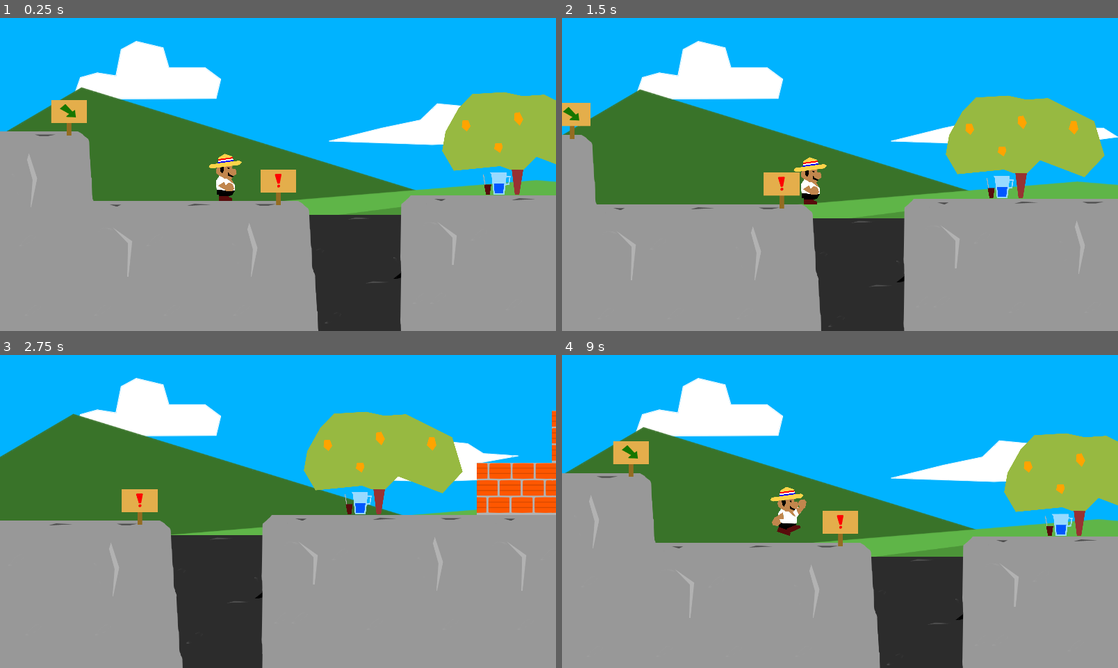
Above: before the commit, frames 1-4 (two rows, left to right).
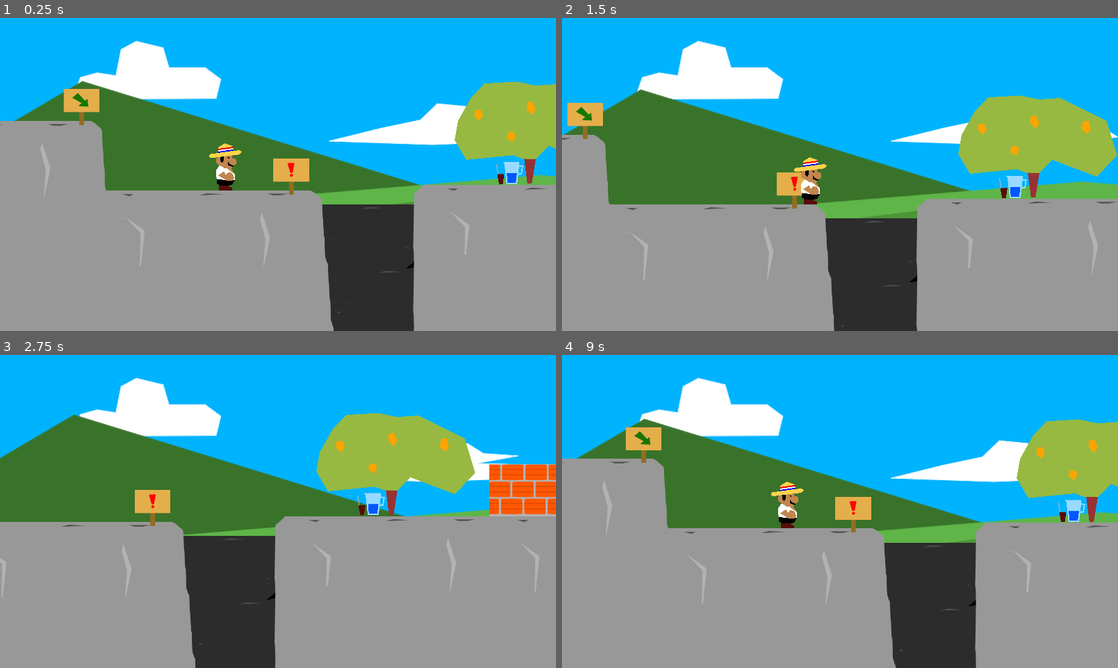
Above: after the commit, the same moments.

Repository: luispereira230797/donmariano
Game: Godot game, scene res://Scenes/Level1.tscn
The game is run twice, just before and just after one commit, with the same random seed, the same clock (stepped at 60 frames per second) and the same inputs.
Inputs:
- Up to frame 1 (0.25 s): no input
- Up to frame 2 (1.5 s): hold Right (ui_right) from 0.53 s (still down); tap Up (ui_up) at 0.77 s
- Up to frame 3 (2.75 s): tap Up (ui_up) at 1.52 s; release Right (ui_right) at 2.03 s; hold Left (ui_left) from 2.03 s (still down)
- Up to frame 4 (9 s): release Left (ui_left) at 2.78 s; hold Right (ui_right) 2.78-4.28 s; tap Up (ui_up) at 3.02, 3.77, 4.52, 6.02, 6.77, 7.52 s; tap Enter at 3.5 s; tap Space at 4.25 s; hold Left (ui_left) 4.28-5.03 s; hold Right (ui_right) 5.03-5.78 s; hold Left (ui_left) 5.78-7.28 s; hold Right (ui_right) 7.28-8.75 s; click "REINTENTAR" at 8.75 s

The runs differ from the first frame. In frame 1, 12% of the frame differs, in the area x 0-100%, y 20-100%; in frame 2, 6.6%; in frame 3, 8.1%; in frame 4, 14%.

Commit message:
Falling sound and stop Level music

Diff:
--- a/Scenes/DeathByFall.tscn
+++ b/Scenes/DeathByFall.tscn
@@ -1,6 +1,7 @@
-[gd_scene load_steps=3 format=2]
+[gd_scene load_steps=4 format=2]
 
 [ext_resource path="res://Scripts/DeathByFall.gd" type="Script" id=1]
+[ext_resource path="res://Sounds/FallSound-WilheimScream.mp3" type="AudioStream" id=2]
 
 [sub_resource type="RectangleShape2D" id=1]
 extents = Vector2( 220.75, 52 )
@@ -11,4 +12,8 @@
 [node name="CollisionShape2D" type="CollisionShape2D" parent="."]
 shape = SubResource( 1 )
 
+[node name="AudioStreamPlayer" type="AudioStreamPlayer" parent="."]
+stream = ExtResource( 2 )
+volume_db = -5.0
+
 [connection signal="body_entered" from="." to="." method="_on_DeathByFall_body_entered"]
--- a/Scenes/Level1.tscn
+++ b/Scenes/Level1.tscn
@@ -445,7 +445,7 @@
 [node name="CanvasLayer" type="CanvasLayer" parent="."]
 
 [node name="Player" parent="." instance=ExtResource( 1 )]
-position = Vector2( 2417, 795 )
+position = Vector2( 2382, 835 )
 
 [node name="ParallaxBackground4" type="ParallaxBackground" parent="."]
 layer = -98
@@ -556,4 +556,8 @@
 stream = ExtResource( 5 )
 volume_db = -8.0
 
+[connection signal="dieByFall" from="DeathByFall" to="." method="_on_DeathByFall_dieByFall"]
 [connection signal="body_entered" from="Area2D" to="." method="_on_Area2D_body_entered"]
+[connection signal="dieByFall" from="DeathByFall2" to="." method="_on_DeathByFall2_dieByFall"]
+[connection signal="dieByFall" from="DeathByFall3" to="." method="_on_DeathByFall3_dieByFall"]
+[connection signal="dieByFall" from="DeathByFall4" to="." method="_on_DeathByFall4_dieByFall"]
--- a/Scripts/DeathByFall.gd
+++ b/Scripts/DeathByFall.gd
@@ -6,6 +6,7 @@
 # var b = "text"
 var timer = Timer.new()
 var player = null
+signal dieByFall()
 
 # Called when the node enters the scene tree for the first time.
 func _ready():
@@ -27,6 +28,8 @@
 		timer.start()
 		player = body
 		Global.dieByFall()
+		$AudioStreamPlayer.play()
+		emit_signal("dieByFall")
 
 func changeScene():
 	get_tree().change_scene("res://Scenes/FallEnding.tscn")
--- a/Scripts/Level1.gd
+++ b/Scripts/Level1.gd
@@ -23,3 +23,19 @@
 func _on_Area2D_body_entered(body):
 	if body.get_name() == "Player":
 		get_tree().change_scene("res://Scenes/FinalScene.tscn")
+
+
+func _on_DeathByFall_dieByFall():
+	$AudioStreamPlayer.stop()
+
+
+func _on_DeathByFall2_dieByFall():
+	$AudioStreamPlayer.stop()
+
+
+func _on_DeathByFall3_dieByFall():
+	$AudioStreamPlayer.stop()
+
+
+func _on_DeathByFall4_dieByFall():
+	$AudioStreamPlayer.stop()
Not shown, added: Sounds/FallSound-WilheimScream.mp3.import
Not shown, added: Sounds/FallSound-WilheimScream.mp3
